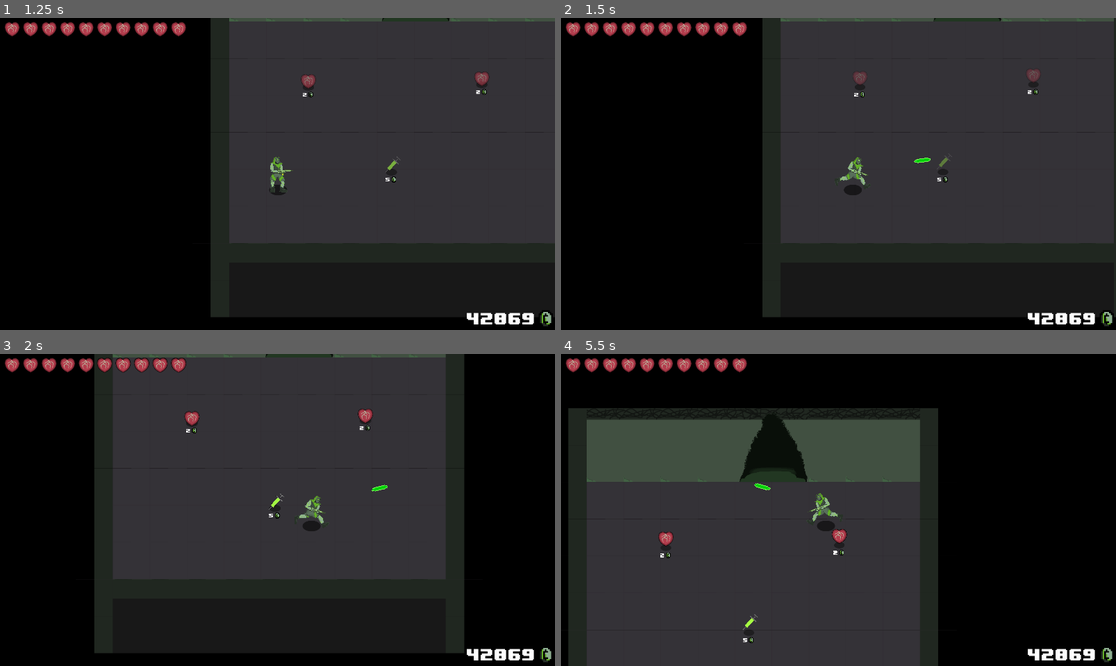
Above: before the commit, frames 1-4 (two rows, left to right).
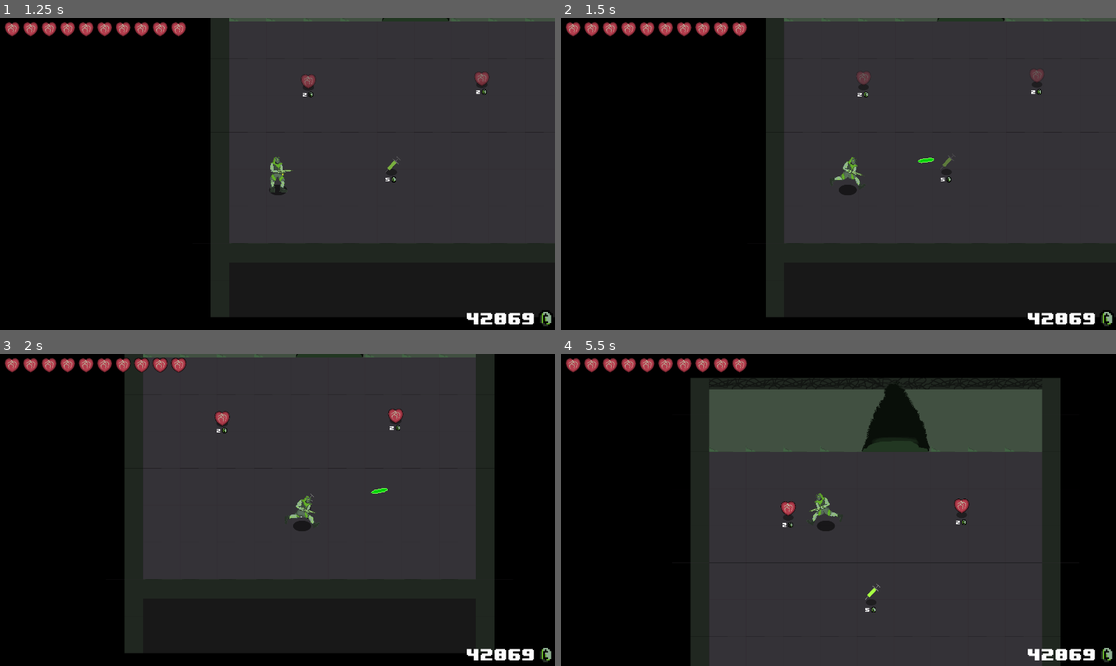
Above: after the commit, the same moments.

Repository: DevFTB/radi8-m8
Game: Godot game, scene res://Scenes/MainMenu.tscn
Same seed, same stepped clock (60 frames per second), same inputs: the game is played once before the commit and once after it.
Inputs (mouse positions are in pixels of both pictures, inside the frame that each line leads up to):
- Up to frame 1 (1.25 s): click (88, 261) at 0.5 s
- Up to frame 2 (1.5 s): move the mouse to (960, 158) at 1.27 s; press the mouse at (960, 158) at 1.28 s; hold Right (ui_right) from 1.28 s (still down)
- Up to frame 3 (2 s): keep holding Right (ui_right); tap Space (dash) at 1.55 s
- Up to frame 4 (5.5 s): move the mouse to (727, 525) at 2.02 s; release Right (ui_right) at 2.03 s; release the mouse at (727, 525) at 2.03 s; hold Down (ui_down) 2.03-2.78 s; tap Space (dash) at 2.1, 3.8 s; right-click (727, 525) at 2.3 s; move the mouse to (894, 441) at 2.77 s; press the mouse at (894, 441) at 2.78 s; hold Right (ui_right) 2.78-3.53 s; right-click (894, 441) at 2.85 s; move the mouse to (810, 572) at 3.52 s; release the mouse at (810, 572) at 3.53 s; hold Up (ui_up) 3.53-4.28 s; click (810, 572) at 3.6 s; move the mouse to (1005, 556) at 4.27 s; hold Space (dash) 4.28-5.03 s; hold Left (ui_left) from 4.28 s (still down); right-click (1005, 556) at 4.55 s; move the mouse to (672, 463) at 5.02 s; right-click (672, 463) at 5.1 s; click (672, 463) at 5.3 s

Frame 1 is identical in both runs. In frame 2, 1.2% of the frame differs, in the area x 36-100%, y 0-96%; in frame 3, 11%; in frame 4, 49%, in the area x 1-90%, y 7-100%.

Commit message:
dash invulnerbaility, invulnerability animations and balance chanegs

Diff:
--- a/game/Assets/enemy/FatMan.tscn
+++ b/game/Assets/enemy/FatMan.tscn
@@ -19,6 +19,7 @@
 [node name="FatMan" type="KinematicBody2D" groups=[
 "Enemy",
 ]]
+position = Vector2( 0, 0.667419 )
 z_index = 127
 collision_layer = 32
 script = ExtResource( 6 )
@@ -31,14 +32,16 @@
 deathSound = ExtResource( 9 )
 
 [node name="CollisionShape2D" type="CollisionShape2D" parent="."]
-position = Vector2( 1.49831, 57.6848 )
+position = Vector2( 1.49831, 1.6848 )
 shape = SubResource( 1 )
 
 [node name="Sprite" type="Sprite" parent="."]
+position = Vector2( 0, -56 )
 scale = Vector2( 3, 3 )
 texture = ExtResource( 1 )
 
 [node name="Hurtbox" parent="." instance=ExtResource( 5 )]
+position = Vector2( 0, -56 )
 scale = Vector2( 7.90321, -1.1379 )
 collision_layer = 8
 collision_mask = 4
@@ -48,6 +51,7 @@
 shape = SubResource( 2 )
 
 [node name="Mutations" type="Node2D" parent="."]
+position = Vector2( 0, -56 )
 
 [node name="ClawMutation" parent="Mutations" instance=ExtResource( 3 )]
 position = Vector2( -67.3374, 20.2992 )
@@ -70,6 +74,7 @@
 scale = Vector2( 3, 3 )
 
 [node name="Sound" type="AudioStreamPlayer2D" parent="."]
+position = Vector2( 0, -56 )
 
 [editable path="Hurtbox"]
 [editable path="Mutations/Detonation Mutation"]
--- a/game/Assets/enemy/LightEnemy.tscn
+++ b/game/Assets/enemy/LightEnemy.tscn
@@ -22,7 +22,6 @@
 [node name="LightEnemy" type="KinematicBody2D" groups=[
 "Enemy",
 ]]
-position = Vector2( 498.187, 350.604 )
 z_index = 127
 collision_layer = 32
 script = ExtResource( 6 )
@@ -33,10 +32,12 @@
 deathSound = ExtResource( 9 )
 
 [node name="Sprite" type="Sprite" parent="."]
+position = Vector2( 3, -40.5079 )
 scale = Vector2( 2, 2 )
 texture = ExtResource( 4 )
 
 [node name="Mutations" type="Node2D" parent="."]
+position = Vector2( 3, -40.5079 )
 
 [node name="ClawMutation" parent="Mutations" instance=ExtResource( 2 )]
 position = Vector2( -79.514, -28.2592 )
@@ -55,10 +56,11 @@
 position = Vector2( 6.00677, -71.0803 )
 
 [node name="CollisionShape2D" type="CollisionShape2D" parent="."]
-position = Vector2( -3.25598, 36.7954 )
+position = Vector2( -0.255981, -3.71251 )
 shape = SubResource( 1 )
 
 [node name="Hurtbox" parent="." instance=ExtResource( 7 )]
+position = Vector2( 3, -40.5079 )
 collision_layer = 8
 collision_mask = 4
 
@@ -67,6 +69,7 @@
 shape = SubResource( 2 )
 
 [node name="Sound" type="AudioStreamPlayer2D" parent="."]
+position = Vector2( 3, -40.5079 )
 
 [connection signal="area_entered" from="Hurtbox" to="." method="_on_Hurtbox_area_entered"]
 
--- a/game/Assets/enemy/Sktiterbug.tscn
+++ b/game/Assets/enemy/Sktiterbug.tscn
@@ -31,10 +31,12 @@
 deathSound = ExtResource( 10 )
 
 [node name="Sprite" type="Sprite" parent="."]
+position = Vector2( -3, -33 )
 scale = Vector2( 2, 2 )
 texture = ExtResource( 4 )
 
 [node name="Mutations" type="Node2D" parent="."]
+position = Vector2( -3, -33 )
 
 [node name="RocketMutation" parent="Mutations" instance=ExtResource( 3 )]
 position = Vector2( -10.4694, 15.2416 )
@@ -53,10 +55,11 @@
 position = Vector2( 6.68173, -69.4901 )
 
 [node name="CollisionShape2D" type="CollisionShape2D" parent="."]
-position = Vector2( 3.94496, 33.1962 )
+position = Vector2( 0.944962, 0.196198 )
 shape = SubResource( 1 )
 
 [node name="Hurtbox" parent="." instance=ExtResource( 5 )]
+position = Vector2( -3, -33 )
 collision_layer = 8
 collision_mask = 4
 
@@ -64,5 +67,6 @@
 shape = SubResource( 2 )
 
 [node name="Sound" type="AudioStreamPlayer2D" parent="."]
+position = Vector2( -3, -33 )
 
 [editable path="Hurtbox"]
--- a/game/Assets/enemy/mutations/claw/ClawMutation.tscn
+++ b/game/Assets/enemy/mutations/claw/ClawMutation.tscn
@@ -6,71 +6,71 @@
 [ext_resource path="res://Scripts/Hitbox.gd" type="Script" id=4]
 
 [sub_resource type="AtlasTexture" id=1]
+atlas = ExtResource( 3 )
+region = Rect2( 0, 0, 96, 41 )
+
+[sub_resource type="AtlasTexture" id=2]
+atlas = ExtResource( 3 )
+region = Rect2( 96, 0, 96, 41 )
+
+[sub_resource type="AtlasTexture" id=3]
+atlas = ExtResource( 3 )
+region = Rect2( 192, 0, 96, 41 )
+
+[sub_resource type="AtlasTexture" id=4]
+atlas = ExtResource( 3 )
+region = Rect2( 288, 0, 96, 41 )
+
+[sub_resource type="AtlasTexture" id=5]
+atlas = ExtResource( 3 )
+region = Rect2( 384, 0, 96, 41 )
+
+[sub_resource type="AtlasTexture" id=6]
+atlas = ExtResource( 3 )
+region = Rect2( 480, 0, 96, 41 )
+
+[sub_resource type="AtlasTexture" id=7]
+atlas = ExtResource( 3 )
+region = Rect2( 576, 0, 96, 41 )
+
+[sub_resource type="AtlasTexture" id=8]
+atlas = ExtResource( 3 )
+region = Rect2( 672, 0, 96, 41 )
+
+[sub_resource type="AtlasTexture" id=9]
 atlas = ExtResource( 1 )
 region = Rect2( 480, 0, 96, 41 )
 
-[sub_resource type="AtlasTexture" id=2]
+[sub_resource type="AtlasTexture" id=10]
 atlas = ExtResource( 1 )
 region = Rect2( 384, 0, 96, 41 )
 
-[sub_resource type="AtlasTexture" id=3]
+[sub_resource type="AtlasTexture" id=11]
 atlas = ExtResource( 1 )
 region = Rect2( 288, 0, 96, 41 )
 
-[sub_resource type="AtlasTexture" id=4]
+[sub_resource type="AtlasTexture" id=12]
 atlas = ExtResource( 1 )
 region = Rect2( 192, 0, 96, 41 )
 
-[sub_resource type="AtlasTexture" id=5]
+[sub_resource type="AtlasTexture" id=13]
 atlas = ExtResource( 1 )
 region = Rect2( 96, 0, 96, 41 )
 
-[sub_resource type="AtlasTexture" id=6]
+[sub_resource type="AtlasTexture" id=14]
 atlas = ExtResource( 1 )
 region = Rect2( 0, 0, 96, 41 )
 
-[sub_resource type="AtlasTexture" id=7]
-atlas = ExtResource( 3 )
-region = Rect2( 0, 0, 96, 41 )
-
-[sub_resource type="AtlasTexture" id=8]
-atlas = ExtResource( 3 )
-region = Rect2( 96, 0, 96, 41 )
-
-[sub_resource type="AtlasTexture" id=9]
-atlas = ExtResource( 3 )
-region = Rect2( 192, 0, 96, 41 )
-
-[sub_resource type="AtlasTexture" id=10]
-atlas = ExtResource( 3 )
-region = Rect2( 288, 0, 96, 41 )
-
-[sub_resource type="AtlasTexture" id=11]
-atlas = ExtResource( 3 )
-region = Rect2( 384, 0, 96, 41 )
-
-[sub_resource type="AtlasTexture" id=12]
-atlas = ExtResource( 3 )
-region = Rect2( 480, 0, 96, 41 )
-
-[sub_resource type="AtlasTexture" id=13]
-atlas = ExtResource( 3 )
-region = Rect2( 576, 0, 96, 41 )
-
-[sub_resource type="AtlasTexture" id=14]
-atlas = ExtResource( 3 )
-region = Rect2( 672, 0, 96, 41 )
-
 [sub_resource type="SpriteFrames" id=15]
 animations = [ {
-"frames": [ SubResource( 1 ), SubResource( 2 ), SubResource( 3 ), SubResource( 4 ), SubResource( 5 ), SubResource( 6 ) ],
+"frames": [ SubResource( 1 ), SubResource( 2 ), SubResource( 3 ), SubResource( 4 ), SubResource( 5 ), SubResource( 6 ), SubResource( 7 ), SubResource( 8 ) ],
+"loop": false,
+"name": "attack",
+"speed": 10.0
+}, {
+"frames": [ SubResource( 9 ), SubResource( 10 ), SubResource( 11 ), SubResource( 12 ), SubResource( 13 ), SubResource( 14 ) ],
 "loop": false,
 "name": "equip",
-"speed": 10.0
-}, {
-"frames": [ SubResource( 7 ), SubResource( 8 ), SubResource( 9 ), SubResource( 10 ), SubResource( 11 ), SubResource( 12 ), SubResource( 13 ), SubResource( 14 ) ],
-"loop": false,
-"name": "attack",
 "speed": 10.0
 } ]
 
@@ -81,6 +81,8 @@
 [node name="ClawMutation" type="Node2D"]
 position = Vector2( -13.773, 3.44324 )
 script = ExtResource( 2 )
+attackSpeed = 1.0
+amountOfSwipes = 4.0
 
 [node name="AnimatedSprite" type="AnimatedSprite" parent="."]
 frames = SubResource( 15 )
@@ -92,7 +94,7 @@
 collision_layer = 2
 collision_mask = 16
 script = ExtResource( 4 )
-damage = 2.0
+damage = 1.0
 
 [node name="CollisionShape2D" type="CollisionShape2D" parent="Hitbox"]
 position = Vector2( -13.0147, -1.66856 )
--- a/game/NavTest.tscn
+++ b/game/NavTest.tscn
@@ -10,7 +10,7 @@
 
 [sub_resource type="AnimationNodeStateMachinePlayback" id=1]
 
-[node name="Node2D2" type="Node2D"]
+[node name="Node2D2" type="YSort"]
 script = ExtResource( 5 )
 room_controller_path = NodePath("RoomController")
 level_path = NodePath("Layout")
@@ -20,10 +20,11 @@
 
 [node name="Player" parent="." instance=ExtResource( 4 )]
 position = Vector2( 167.061, 400 )
-movementSpeed = 400
+z_index = 127
+shootMovementSpeed = 170
 
 [node name="Sprite" parent="Player" index="4"]
-frame = 0
+frame = 2
 
 [node name="AnimationTree" parent="Player" index="6"]
 parameters/playback = SubResource( 1 )
@@ -32,7 +33,6 @@
 script = ExtResource( 6 )
 room_possibilities = [ ExtResource( 1 ), ExtResource( 2 ) ]
 shop = ExtResource( 7 )
-shop_chance = 0.4
 
 [node name="CanvasLayer" parent="." instance=ExtResource( 9 )]
 player_path = NodePath("../Player")
--- a/game/Scenes/Player.tscn
+++ b/game/Scenes/Player.tscn
@@ -175,7 +175,6 @@
 texture = ExtResource( 7 )
 hframes = 10
 vframes = 8
-frame = 1
 
 [node name="FirePosition" type="Position2D" parent="Sprite"]
 position = Vector2( 47.6207, -11.6665 )
--- a/game/Scripts/Controller/god.gd
+++ b/game/Scripts/Controller/god.gd
@@ -86,3 +86,6 @@
 	if "player" in enemy_scene:
 		enemy_scene.player = player
 	enemy_scene.global_position = loc
+
+func get_current_tier():
+	return room_controller[room_controller.current_room].type
--- a/game/Scripts/Enemy/Enemy.gd
+++ b/game/Scripts/Enemy/Enemy.gd
@@ -8,7 +8,7 @@
 export(float) var mutationPeriod = 10
 export(int) var max_health = 5
 export(int) var engagementRadius = 170
-export(float) var dispersion_factor = 2000
+export(float) var dispersion_factor = 3000
 
 export (PackedScene) var deathSplosion
 export (NodePath) var playerPath
@@ -84,7 +84,7 @@
 	if(player and navigation):
 		genPath()
 		navigate()
-		turn()
+	turn()
 	move()
 
 func attack():
@@ -186,5 +186,4 @@
 		if is_instance_valid(enemy) && enemy != self:
 			var vector = get_global_position() - enemy.get_global_position()
 			result += vector.normalized() * dispersion_factor * 1/vector.length()
-
 	return result
--- a/game/Scripts/Enemy/GatlingMutation.gd
+++ b/game/Scripts/Enemy/GatlingMutation.gd
@@ -43,7 +43,6 @@
 		burstCount += 1
 
 		if(player):
-
 			var b = bullet.instance()
 			b.position = $"Fire Point".global_position
 			b.fire_direction = (player.global_position - global_position).normalized()
--- a/game/Scripts/Player.gd
+++ b/game/Scripts/Player.gd
@@ -14,10 +14,12 @@
 export var attackInterval = 0.5
 
 export var movementSpeed : int = 300
-export var dashSpeed : int = 1500
-export var heavyAttackCooldown : float = 1.2
+var currMovementSpeed : int
+export var shootMovementSpeed : int = 200
+export var dashSpeed : int = 1200
+export var heavyAttackCooldown : float = 6
 export var damage : int = 10
-export var dashCooldown : float = 2
+export var dashCooldown : float = 1.8
 export var invulnerabilityPeriod = 1
 export var money = 42069
 
@@ -46,7 +48,7 @@
 var canAttack = true
 var canDash = true
 var canHeavyAttack = true
-
+var isInvulnerable = false
 
 export(int) var max_health = 10
 var health = null setget set_health
@@ -129,11 +131,13 @@
 			if(velocity.length_squared() > 0):
 				transition(MOVE)
 		MOVE:
+			currMovementSpeed = movementSpeed
 			move_process(delta)
 
 			if(velocity.length() == 0 and state != IDLE):
 				transition(IDLE)
 		ATTACK:
+			currMovementSpeed = shootMovementSpeed
 			move_process(delta)
 			attack_process(delta)
 
@@ -142,7 +146,7 @@
 
 		HEAVY_ATTACK:
 #			attack_process(delta)
-			if(state != IDLE and canHeavyAttack):
+			if(state != IDLE and (canHeavyAttack || canAttack)):
 				transition(IDLE)
 		DASH:
 			dash_process(delta)
@@ -193,22 +197,25 @@
 	transition(HEAVY_ATTACK)
 
 	canHeavyAttack = false
+	canAttack = false
 
 	play_sound(heavyAttackSound)
 
 	for x in range(5):
 		var b = bullet.instance()
-		b.fire_direction = (get_global_mouse_position() - global_position).rotated(rng.randf_range(-0.1, 0.1)).normalized()
+		b.fire_direction = (get_global_mouse_position() - global_position).rotated(rng.randf_range(-0.3, 0.3)).normalized()
 		face_horizontal((get_global_mouse_position() - global_position).normalized())
 
 		owner.add_child(b)
 
 		b.global_position = $Sprite/FirePosition.global_position
 		b.rotation = (get_global_mouse_position() - position).normalized().angle()
-		yield(get_tree().create_timer(0.05), "timeout")
+		yield(get_tree().create_timer(0.03), "timeout")
 
 	var cooldownTimer = get_tree().create_timer(heavyAttackCooldown)
 	cooldownTimer.connect("timeout", self, "on_heavy_attack_cooldown_complete")
+	var cooldownTimer2 = get_tree().create_timer(attackInterval + buffs["attack_interval"])
+	cooldownTimer2.connect("timeout", self, "on_attack_cooldown_complete")
 
 
 
@@ -223,6 +230,8 @@
 	canDash = true
 
 func on_dash_complete():
+	$"Hurtbox/CollisionShape2D".disabled = false
+	on_invulnerability_end()
 	transition(MOVE)
 
 func move_process(delta):
@@ -247,13 +256,14 @@
 	play_sound(dashSound)
 	canDash = false
 	dashDir = get_input_direction();
+	invulnerability_start()
 	var cooldownTimer = get_tree().create_timer(dashCooldown)
 	cooldownTimer.connect("timeout", self, "on_dash_cooldown_complete")
+	var dashTimer = get_tree().create_timer(dashDuration)
+	dashTimer.connect("timeout", self, "on_dash_complete")
 
 func dash_process(delta):
 	move_and_slide(dashDir * dashSpeed)
-	var dashTimer = get_tree().create_timer(dashDuration)
-	dashTimer.connect("timeout", self, "on_dash_complete")
 
 func check_collisions():
 	pass
@@ -277,7 +287,8 @@
 	if (!(buffs["dodge_chance"] > randf())):
 		play_sound(hurtSound)
 		set_health(health - value)
-		$"Hurtbox/CollisionShape2D".set_deferred("disabled", true)
+		invulnerability_start()
+
 		var timer = get_tree().create_timer(invulnerabilityPeriod + buffs["invulnerability_period"])
 		timer.connect("timeout", self, "on_invulnerability_end")
 	else:
@@ -288,12 +299,40 @@
 
 func on_invulnerability_end():
 	$"Hurtbox/CollisionShape2D".disabled = false
+	if (isInvulnerable): isInvulnerable = false
+
+func invulnerability_start():
+	$"Hurtbox/CollisionShape2D".set_deferred("disabled", true)
+	if (!isInvulnerable): isInvulnerable = true
+	tween_invulnerability_start()
+
+
+func tween_invulnerability_start():
+	if (!isInvulnerable):
+		return
+	$Tween.start()
+
+	$Tween.interpolate_property($Sprite, "modulate",
+	Color(1, 1, 1, 1), Color(1, 1, 1, 0.3), 0.2,
+	Tween.TRANS_LINEAR, Tween.EASE_IN)
+
+	yield($Tween, "tween_completed")
+
+	$Tween.interpolate_property($Sprite, "modulate",
+	Color(1, 1, 1, 0.3), Color(1, 1, 1, 1), 0.2,
+	Tween.TRANS_LINEAR, Tween.EASE_IN)
+
+	yield($Tween, "tween_completed")
+
+	tween_invulnerability_start()
+
 
 func pickup_item(item, cost):
 	if (cost <= money):
 		if (!item.has_method("can_pickup") || item.can_pickup(self)):
 			item.on_pickup(self)
 			set_money(money - cost)
+			emit_signal("buff_applied", item)
 			return true
 	return false
 
@@ -306,7 +345,6 @@
 	emit_signal("max_health_changed", max_health)
 
 func _on_Hurtbox_damage(source):
-	print("somebody touch player hut box ")
 	if("damage" in source):
 		take_damage(source.damage)
 
